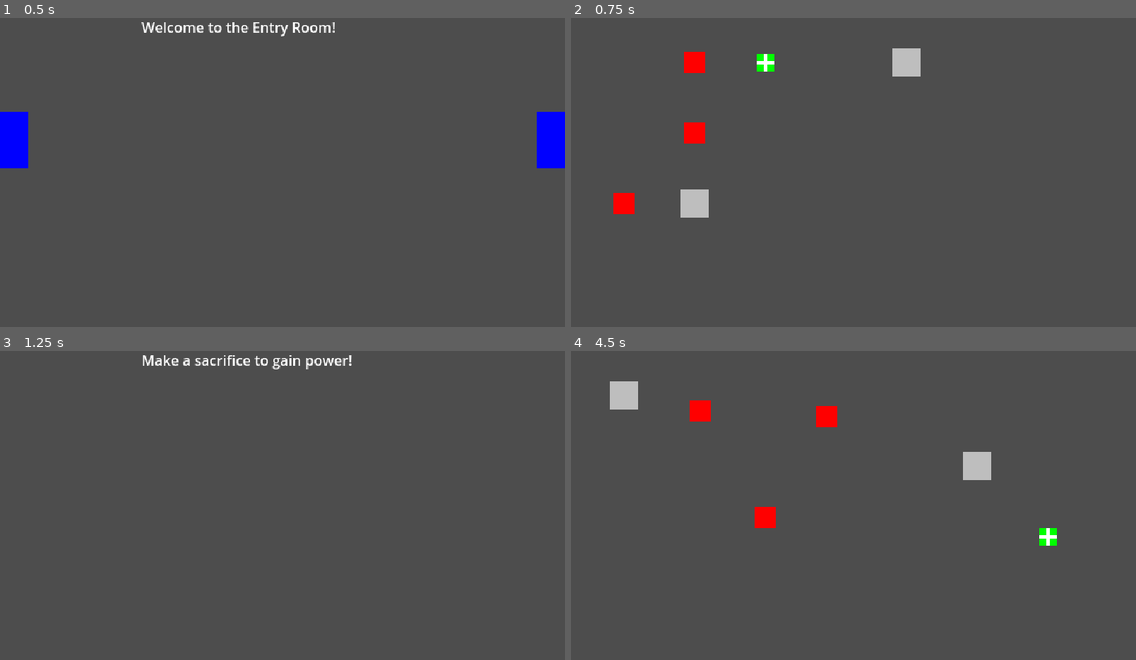
Above: before the commit, frames 1-4 (two rows, left to right).
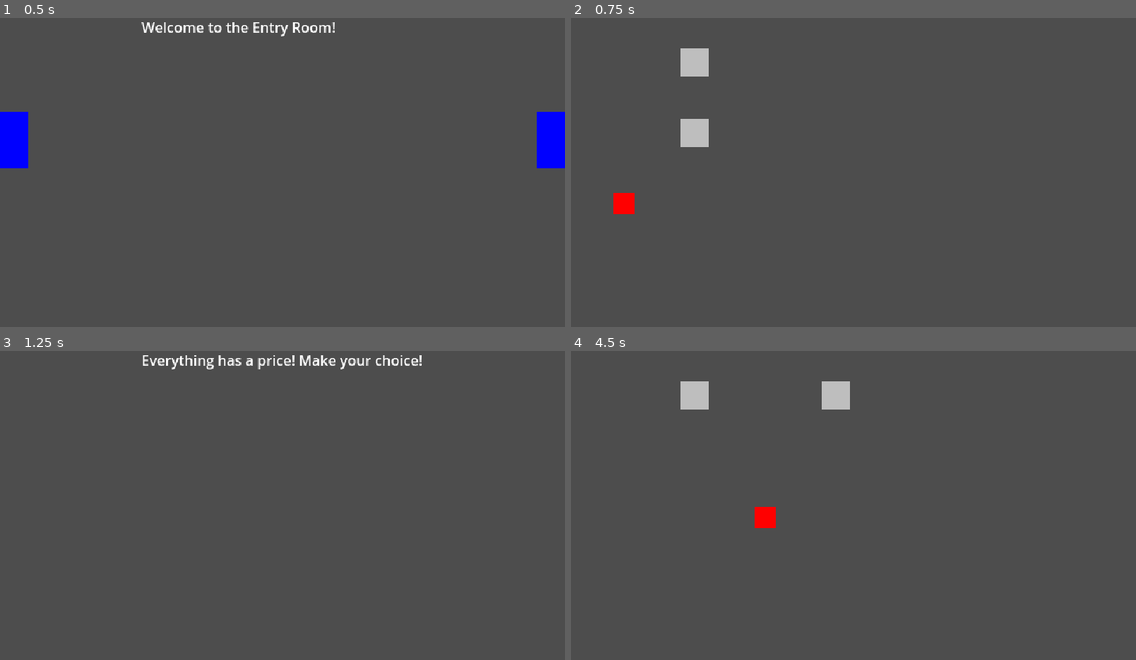
Above: after the commit, the same moments.

Repository: adamico/supreme-chainsaw
Game: Godot game, scene res://src/main/main_with_rooms.tscn
Two runs of this game, one before a commit and one after it. Both use one fixed random seed, a clock stepped at 60 frames per second and the inputs below.
Inputs:
- Up to frame 1 (0.5 s): no input
- Up to frame 2 (0.75 s): tap Enter (ui_accept) at 0.5 s; hold D (move_right) from 0.53 s (still down); tap E (interact) at 0.6 s
- Up to frame 3 (1.25 s): keep holding D (move_right); tap Enter (ui_accept) at 0.77 s
- Up to frame 4 (4.5 s): tap Enter (ui_accept) at 1.25, 1.52, 2, 2.75, 3.02, 3.5, 3.77 s; release D (move_right) at 1.28 s; hold S (move_down) 1.28-2.03 s; tap E (interact) every 0.75 s from 1.35 to 4.35 s; hold D (move_right) 2.03-2.78 s; hold W (move_up) 2.78-3.53 s; hold A (move_left) from 3.53 s (still down)

Frame 1 is identical in both runs. In frame 2, 2.0% of the frame differs, in the area x 19-62%, y 9-65%; in frame 3, 0.9%; in frame 4, 2.4%, in the area x 6-86%, y 9-64%.

Commit message:
Add HurtBoxComponent and integrate enemy health system
Introduces HurtBoxComponent for handling health and invulnerability, and connects it to the enemy system. Enemies now reward experience and drop loot on death. Refactors enemy instantiation to use a new GraspingWretchEnemy scene, updates player and room logic for damage and collision layers, and cleans up feature spawning methods for consistency.

Diff:
--- a/project.godot
+++ b/project.godot
@@ -23,6 +23,10 @@
 window/size/window_height_override=720
 window/stretch/mode="viewport"
 window/stretch/scale_mode="integer"
+
+[global_group]
+
+players=""
 
 [input]
 
@@ -62,6 +66,12 @@
 ]
 }
 
+[layer_names]
+
+2d_physics/layer_1="world"
+2d_physics/layer_2="player"
+2d_physics/layer_3="enemy"
+
 [physics]
 
 common/physics_interpolation=true
--- /dev/null
+++ b/src/components/hurt_box_component.gd
@@ -0,0 +1,38 @@
+class_name HurtBoxComponent extends Area2D
+
+signal died
+
+@export var health:= 30.0:
+	set(value):
+		health = value
+		if health <= 0:
+			died.emit()
+
+var _is_invulnerable: bool = false:
+	set(value):
+		_is_invulnerable = value
+		if _is_invulnerable:
+			print("HurtBoxComponent is now invulnerable")
+			monitoring = false  # Stop monitoring collisions when invulnerable
+		else:
+			monitoring = true  # Resume monitoring collisions when not invulnerable
+			print("HurtBoxComponent is no longer invulnerable")
+
+@onready var invuln_timer: Timer = $InvulnTimer
+
+
+func _ready() -> void:
+	print("HurtBoxComponent is ready")
+	body_entered.connect(_on_body_entered)
+	invuln_timer.timeout.connect(func(): _is_invulnerable = false)
+
+
+func _on_body_entered(body: Node) -> void:
+	if not body.damage:
+		print("HurtBoxComponent: body %s is not a valid damage source", body.name)
+		return
+
+	print("HurtBoxComponent: Body entered -", body.name)
+	print("Damage received:", body.damage)
+	health -= body.damage
+	invuln_timer.start()
--- a/src/enemies/enemy.gd
+++ b/src/enemies/enemy.gd
@@ -2,19 +2,29 @@
 # Follows the player when within detection range
 class_name Enemy extends CharacterBody2D
 
-var speed = 50.0
-var player_ref = null
-var detection_range = 150.0
+@export var damage:= 10.0
+@export var detection_range:= 150.0
+@export var speed:= 50.0
+@export var experience_reward:= 10.0
+
+var player_ref: CharacterBody2D = null
+var room: Room = null
+
+@onready var hurt_box: HurtBoxComponent = %HurtBoxComponent
 
 
-func _ready():
-	var room = get_parent()
-	if room and room.has_method("get_spawned_features"):
+func _ready() -> void:
+	room = get_parent()  # Assuming the enemy is a child of the room
+	if is_instance_valid(room):
 		player_ref = room.player
+		print("Enemy initialized - Player reference:", player_ref)
+
+	hurt_box.died.connect(_on_died)
 
 
-func _physics_process(_delta):
+func _physics_process(_delta) -> void:
 	if not player_ref:
+		print("No player reference found, cannot follow")
 		return
 
 	var distance_to_player = global_position.distance_to(player_ref.global_position)
@@ -28,6 +38,19 @@
 		velocity = Vector2.ZERO
 
 
-# Public method to set player reference manually
-func set_player_reference(player: CharacterBody2D):
-	player_ref = player
+func _on_died() -> void:
+	_give_experience()
+	_drop_loot()
+	queue_free()  # Remove enemy from the scene
+
+
+func _drop_loot() -> void:
+	print("Enemy died, dropping loot")
+	room.call_deferred(&"spawn_feature", Room.FeatureType.HEALTH_PACK, global_position)
+
+
+func _give_experience() -> void:
+	print("Enemy died, rewarding experience")
+	if player_ref:
+		player_ref.experience += experience_reward
+		print("Player rewarded with", experience_reward, "experience")
--- /dev/null
+++ b/src/enemies/grasping_wretch_enemy.tscn
@@ -0,0 +1,28 @@
+[gd_scene load_steps=4 format=3 uid="uid://bf1wa731iextr"]
+
+[ext_resource type="Script" uid="uid://bw3wi7qs0rpyl" path="res://src/enemies/enemy.gd" id="1_6t1wc"]
+[ext_resource type="Script" uid="uid://bihkcn5ihs8cn" path="res://src/components/hurt_box_component.gd" id="2_pi86q"]
+
+[sub_resource type="RectangleShape2D" id="RectangleShape2D_6t1wc"]
+size = Vector2(24, 24)
+
+[node name="GraspingWretchEnemy" type="CharacterBody2D"]
+collision_layer = 4
+collision_mask = 5
+script = ExtResource("1_6t1wc")
+
+[node name="CollisionShape2D" type="CollisionShape2D" parent="."]
+shape = SubResource("RectangleShape2D_6t1wc")
+
+[node name="HurtBoxComponent" type="Area2D" parent="."]
+unique_name_in_owner = true
+collision_layer = 0
+collision_mask = 2
+script = ExtResource("2_pi86q")
+metadata/_custom_type_script = "uid://bihkcn5ihs8cn"
+
+[node name="CollisionShape2D" type="CollisionShape2D" parent="HurtBoxComponent"]
+shape = SubResource("RectangleShape2D_6t1wc")
+
+[node name="InvulnTimer" type="Timer" parent="HurtBoxComponent"]
+one_shot = true
--- a/src/player/player.gd
+++ b/src/player/player.gd
@@ -18,6 +18,7 @@
 @export var health: int = 100
 @export var experience: int = 0
 @export var memory_shards: int = 1
+@export var damage: float = 10.0
 
 var current_state: PlayerState = PlayerState.IDLE
 var input_vector: Vector2 = Vector2.ZERO
--- a/src/player/player.tscn
+++ b/src/player/player.tscn
@@ -4,7 +4,8 @@
 
 [sub_resource type="CapsuleShape2D" id="CapsuleShape2D_onrkg"]
 
-[node name="Player" type="CharacterBody2D"]
+[node name="Player" type="CharacterBody2D" groups=["players"]]
+collision_layer = 3
 script = ExtResource("1_4flbx")
 
 [node name="Sprite2D" type="Sprite2D" parent="."]
--- a/src/rooms/battle_room.gd
+++ b/src/rooms/battle_room.gd
@@ -2,10 +2,12 @@
 # Spawns enemies, obstacles, and health packs
 class_name BattleRoom extends Room
 
+const GRASPING_WRETCH_SCENE: PackedScene = preload("res://src/enemies/grasping_wretch_enemy.tscn")
+
 # Battle room specific configuration
-@export var enemy_count: int = 3
+@export var enemy_count: int = 1
 @export var obstacle_count: int = 2
-@export var health_pack_count: int = 1
+
 
 
 func _ready():
@@ -18,7 +20,6 @@
 	print("BattleRoom spawning combat features...")
 	_spawn_enemies()
 	_spawn_obstacles()
-	_spawn_health_packs()
 
 
 func _spawn_enemies():
@@ -26,7 +27,7 @@
 	for i in range(enemy_count):
 		if feature_spawn_points.size() > 0:
 			var spawn_pos = _get_random_spawn_point()
-			_spawn_feature(FeatureType.ENEMY, spawn_pos)
+			spawn_feature(FeatureType.ENEMY, spawn_pos)
 
 
 func _spawn_obstacles():
@@ -34,15 +35,7 @@
 	for i in range(obstacle_count):
 		if feature_spawn_points.size() > 0:
 			var spawn_pos = _get_random_spawn_point()
-			_spawn_feature(FeatureType.OBSTACLE, spawn_pos)
-
-
-func _spawn_health_packs():
-	print("Spawning ", health_pack_count, " health packs")
-	for i in range(health_pack_count):
-		if feature_spawn_points.size() > 0:
-			var spawn_pos = _get_random_spawn_point()
-			_spawn_feature(FeatureType.HEALTH_PACK, spawn_pos)
+			spawn_feature(FeatureType.OBSTACLE, spawn_pos)
 
 
 # Override feature creation for battle-specific features
@@ -57,25 +50,14 @@
 			return super._create_feature(feature_type)
 
 
-func _create_enemy() -> Node2D:
-	var enemy = Enemy.new()
-	enemy.name = "Enemy"
+func _create_enemy(enemy_name: String = "Enemy") -> Node2D:
+	var enemy = GRASPING_WRETCH_SCENE.instantiate()
+	enemy.name = enemy_name
 
 	# Add visual representation - red square for enemy
 	var sprite = Sprite2D.new()
 	sprite.texture = _create_colored_texture(Vector2(24, 24), Color.RED)
 	enemy.add_child(sprite)
-
-	# Add collision
-	var collision = CollisionShape2D.new()
-	var shape = RectangleShape2D.new()
-	shape.size = Vector2(24, 24)
-	collision.shape = shape
-	enemy.add_child(collision)
-
-	# Set player reference
-	if player:
-		enemy.set_player_reference(player)
 
 	return enemy
 
--- a/src/rooms/room.gd
+++ b/src/rooms/room.gd
@@ -88,7 +88,7 @@
 
 
 # Spawn a specific feature at a given position
-func _spawn_feature(feature_type: FeatureType, spawn_position: Vector2) -> Node2D:
+func spawn_feature(feature_type: FeatureType, spawn_position: Vector2) -> Node2D:
 	var feature_node = _create_feature(feature_type)
 	if feature_node:
 		feature_node.global_position = spawn_position
--- a/src/rooms/sacrifice_room.gd
+++ b/src/rooms/sacrifice_room.gd
@@ -13,6 +13,6 @@
 
 func _spawn_sacrifice_message() -> void:
 	var sacrifice_message = Label.new()
-	sacrifice_message.text = "Make a sacrifice to gain power!"
-	sacrifice_message.position = Vector2(160, 8)  # Centered position
+	sacrifice_message.text = "Everything has a price! Make your choice!"
+	sacrifice_message.position = Vector2(160, 8)
 	add_child(sacrifice_message)
--- a/src/rooms/treasure_room.gd
+++ b/src/rooms/treasure_room.gd
@@ -28,7 +28,7 @@
 	for i in range(treasure_chest_count):
 		if feature_spawn_points.size() > 0:
 			var spawn_pos = _get_random_spawn_point()
-			_spawn_feature(FeatureType.TREASURE_CHEST, spawn_pos)
+			spawn_feature(FeatureType.TREASURE_CHEST, spawn_pos)
 
 
 func _spawn_collectibles():
@@ -36,7 +36,7 @@
 	for i in range(collectible_count):
 		if feature_spawn_points.size() > 0:
 			var spawn_pos = _get_random_spawn_point()
-			_spawn_feature(FeatureType.COLLECTIBLE, spawn_pos)
+			spawn_feature(FeatureType.COLLECTIBLE, spawn_pos)
 
 
 func _spawn_special_items():
@@ -60,7 +60,6 @@
 			return super._create_feature(feature_type)
 
 
-
 func _create_treasure_chest() -> Node2D:
 	var chest = Area2D.new()
 	chest.name = "TreasureChest"
@@ -86,7 +85,6 @@
 	chest.body_entered.connect(_on_treasure_chest_opened.bind(chest))
 
 	return chest
-
 
 
 func _create_treasure_collectible() -> Node2D:
Not shown, added: src/components/hurt_box_component.gd.uid
